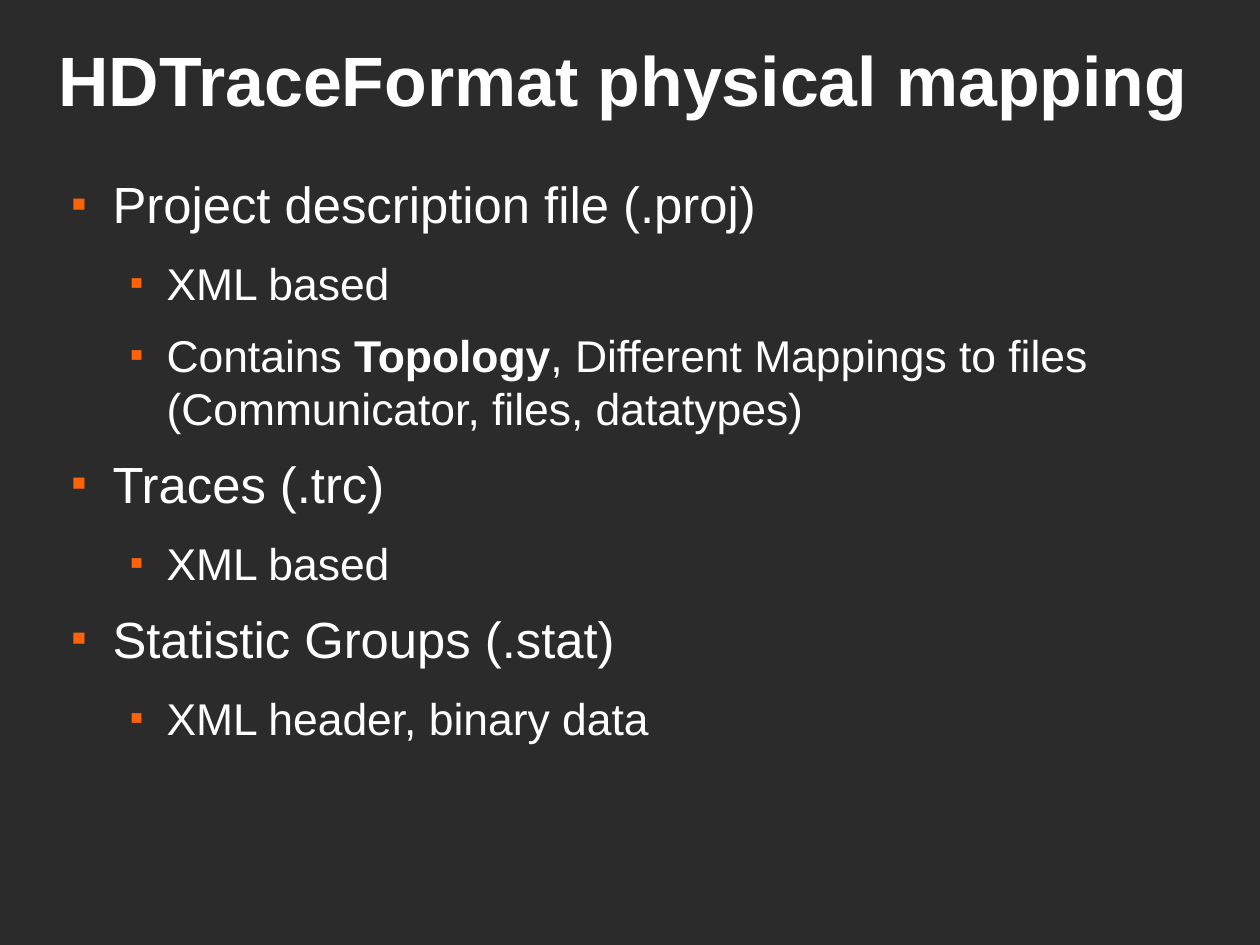
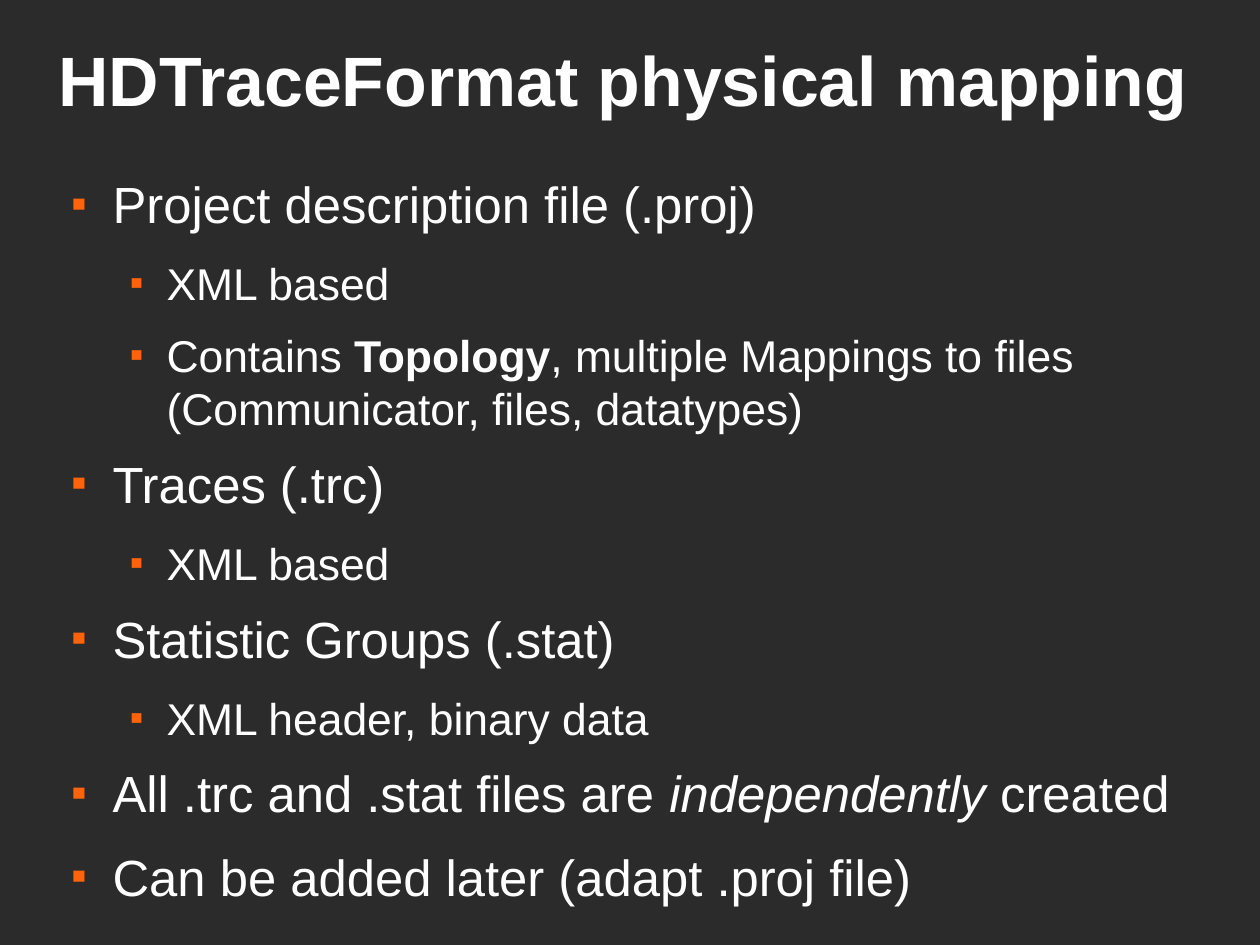
Before and after one commit to JulianKunkel/hdtrace-piosim, a slide deck: slide 9 of PIOsimHD-Doc/Presentations/OngoingWork-04-09/OngoingWork.odp. Drawn at 1260x945 pixels with LibreOffice and Linux fonts; fonts in the diff are those of the drawing; background and template pictures are left out; a plain dark background stands for a picture behind light text. Boxes give left, top, right and bottom in pixels: in the first picture for what was removed or moved away, otherwise in the second. Text is boxed around its words. In the diff, an @@ line names an element or a change of style, - is before the commit and + after.

```diff
--- a/PIOsimHD-Doc/Presentations/OngoingWork-04-09/OngoingWork.odp
+++ b/PIOsimHD-Doc/Presentations/OngoingWork-04-09/OngoingWork.odp
@@ text at (167,339,1074,434): text changed @@
-  ■ Contains Topology, Different Mappings to files (Communicator, files, datatypes)
+  ■ Contains Topology, multiple Mappings to files (Communicator, files, datatypes)
@@ text at (113,775,1169,906): paragraphs added @@
+■ All .trc and .stat files are independently created
+■ Can be added later (adapt .proj file)
```
Also in this commit, not shown: 22 other slides changed, 9 slides added, 1 slide removed.
